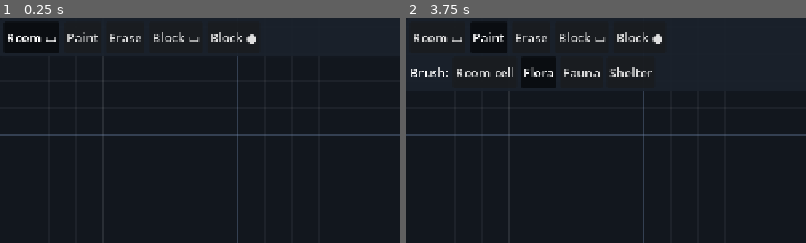
Above: before the commit, frames 1-2 (left to right).
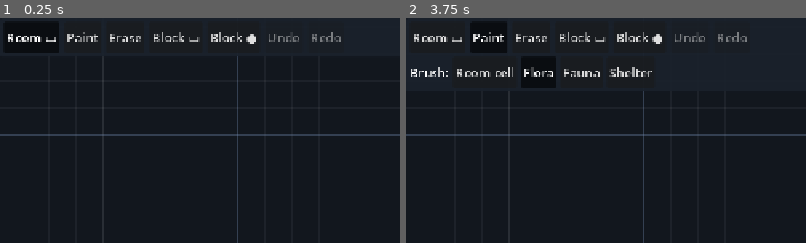
Above: after the commit, the same moments.

Repository: MyStarrySpace/ToRustAsWeFall
Game: Godot game, scene res://scenes/main.tscn
The game is run twice, just before and just after one commit, with the same random seed, the same clock (stepped at 60 frames per second) and the same inputs.
Inputs:
- Up to frame 1 (0.25 s): no input
- Up to frame 2 (3.75 s): click "Load" at 0.5 s; click "New" at 1.25 s; click "New" at 2 s; click "Room ▭" at 2.75 s; click "Paint" at 3.5 s
The pictures show only the part of the screen within x 0-50%, y 0-50%; the shares and areas given below are measured in that part.

The runs differ from the first frame. In frame 1, 0.2% of the frame differs, in the area x 67-86%, y 6-11%; in frame 2, 0.2%.

Commit message:
level-sketch: undo/redo, bottom swipe dead-zone, New confirm + Android export fix
- SketchHistory: snapshot-based undo/redo (one step per completed tool action);
  Undo/Redo toolbar buttons (auto enable/disable) + Ctrl+Z / Ctrl+Shift+Z / Ctrl+Y.
- Bottom dead-zone strip where one-finger drawing is ignored, so OS swipe-up /
  menu gestures don't place objects (with a subtle band marking it).
- "New" now asks for confirmation before clearing (skipped when already empty).
- project.godot: enable ETC2/ASTC vram compression (required for the Android export).

Adds a SketchHistory unit test (commit/undo/redo/branch-truncate); 58 data tests pass.

Diff:
--- a/level-sketch/project.godot
+++ b/level-sketch/project.godot
@@ -1,6 +1,10 @@
 ; Engine configuration file.
-; TRAWF Level Sketch — a touch-first Godot tool for sketching level grids on the go.
-; Standalone Godot 4.6 project (separate from the game); exports to an Android .apk.
+; It's best edited using the editor UI and not directly,
+; since the parameters that go here are not all obvious.
+;
+; Format:
+;   [section] ; section goes between []
+;   param=value ; assign values to parameters
 
 config_version=5
 
@@ -30,6 +34,7 @@
 
 [rendering]
 
+textures/canvas_textures/default_texture_filter=0
+textures/vram_compression/import_etc2_astc=true
 renderer/rendering_method="gl_compatibility"
 renderer/rendering_method.mobile="gl_compatibility"
-textures/canvas_textures/default_texture_filter=0
--- a/level-sketch/scripts/editor.gd
+++ b/level-sketch/scripts/editor.gd
@@ -6,8 +6,12 @@
 ## wheel = zoom, right-drag = pan (so it's testable without a touchscreen).
 
 const SAVE_PATH := "user://sketches/autosave.json"
+# A strip along the bottom where one-finger touches don't draw, so the OS swipe-up /
+# menu gestures don't place objects.
+const BOTTOM_DEAD_ZONE := 76.0
 
 var model := SketchModel.new()
+var _history: SketchHistory
 var _world: Node2D
 var _camera: CameraRig
 var _grid: GridView
@@ -35,13 +39,18 @@
 var _brush_row: Control
 var _layer_level_btn: Button
 var _layer_objects_btn: Button
+var _undo_btn: Button
+var _redo_btn: Button
+var _confirm_new: ConfirmationDialog
 
 func _ready() -> void:
 	set_anchors_preset(Control.PRESET_FULL_RECT)
 	mouse_filter = Control.MOUSE_FILTER_IGNORE
 	_build_world()
+	_history = SketchHistory.new(model)
 	_build_ui()
 	_load_if_present()
+	_update_history_buttons()
 	_refresh_status()
 	if "--shot" in OS.get_cmdline_user_args():
 		_capture_preview()
@@ -120,6 +129,8 @@
 	_tool_btn(top_row, "Erase", "erase", tools_group, false)
 	_tool_btn(top_row, "Block ▭", "block_rect", tools_group, false)
 	_tool_btn(top_row, "Block ●", "block_circle", tools_group, false)
+	_undo_btn = _button(top_row, "Undo", _undo)
+	_redo_btn = _button(top_row, "Redo", _redo)
 	var spacer := Control.new()
 	spacer.size_flags_horizontal = Control.SIZE_EXPAND_FILL
 	spacer.mouse_filter = Control.MOUSE_FILTER_IGNORE
@@ -131,7 +142,7 @@
 	_button(top_row, " + ", func(): _shift_level(1))
 	_layer_level_btn = _toggle(top_row, "Level", true, func(_on): _set_layers())
 	_layer_objects_btn = _toggle(top_row, "Obj", true, func(_on): _set_layers())
-	_button(top_row, "New", _new_sketch)
+	_button(top_row, "New", _on_new_pressed)
 	_button(top_row, "Save", _save)
 	_button(top_row, "Load", _load_if_present)
 	_button(top_row, "Copy", _copy_json)
@@ -160,10 +171,35 @@
 	_button(cam_row, " ⌖ ", _recenter)
 	cam_panel.set_anchors_and_offsets_preset(Control.PRESET_BOTTOM_RIGHT, Control.PRESET_MODE_MINSIZE, 10)
 
-	# Status (bottom-left).
+	# Bottom dead-zone band: a subtle strip showing where one-finger drawing is ignored
+	# (so you can swipe up for system gestures/menus without placing things).
+	var dead := ColorRect.new()
+	dead.color = Color(0.08, 0.10, 0.14, 0.45)
+	dead.mouse_filter = Control.MOUSE_FILTER_IGNORE
+	ui_root.add_child(dead)
+	dead.set_anchors_preset(Control.PRESET_BOTTOM_WIDE)
+	dead.offset_top = -BOTTOM_DEAD_ZONE
+	dead.offset_bottom = 0
+	var dead_edge := ColorRect.new()  # a faint line marking the top of the dead zone
+	dead_edge.color = Color(0.45, 0.55, 0.70, 0.35)
+	dead_edge.mouse_filter = Control.MOUSE_FILTER_IGNORE
+	ui_root.add_child(dead_edge)
+	dead_edge.set_anchors_preset(Control.PRESET_BOTTOM_WIDE)
+	dead_edge.offset_top = -BOTTOM_DEAD_ZONE
+	dead_edge.offset_bottom = -BOTTOM_DEAD_ZONE + 2.0
+
+	# Status (bottom-left, inside the dead-zone band).
 	_status_label = _label(ui_root, "")
 	_status_label.add_theme_color_override("font_color", Color(0.72, 0.8, 0.88))
 	_status_label.set_anchors_and_offsets_preset(Control.PRESET_BOTTOM_LEFT, Control.PRESET_MODE_MINSIZE, 12)
+
+	# Confirmation before clearing the sketch with New.
+	_confirm_new = ConfirmationDialog.new()
+	_confirm_new.title = "New sketch"
+	_confirm_new.dialog_text = "Clear the current sketch and start over?"
+	_confirm_new.ok_button_text = "Clear"
+	_confirm_new.confirmed.connect(_do_new)
+	ui_root.add_child(_confirm_new)
 
 func _panel(parent: Node) -> PanelContainer:
 	var p := PanelContainer.new()
@@ -265,11 +301,41 @@
 
 # -------------------------------------------------------------------- File I/O
 
-func _new_sketch() -> void:
+func _on_new_pressed() -> void:
+	if model.is_empty():
+		_do_new()
+	else:
+		_confirm_new.popup_centered()
+
+func _do_new() -> void:
 	model.clear()
 	_grid.set_model(model)
 	_grid.set_preview({})
-	_refresh_status()
+	_history.commit()
+	_update_history_buttons()
+	_refresh_status()
+
+# ----------------------------------------------------------------- Undo / redo
+
+func _undo() -> void:
+	if _history.undo():
+		_after_history_change()
+
+func _redo() -> void:
+	if _history.redo():
+		_after_history_change()
+
+func _after_history_change() -> void:
+	_grid.set_preview({})
+	_grid.queue_redraw()
+	_update_history_buttons()
+	_refresh_status()
+
+func _update_history_buttons() -> void:
+	if _undo_btn != null:
+		_undo_btn.disabled = not _history.can_undo()
+	if _redo_btn != null:
+		_redo_btn.disabled = not _history.can_redo()
 
 func _save() -> void:
 	DirAccess.make_dir_recursive_absolute(SAVE_PATH.get_base_dir())
@@ -285,9 +351,15 @@
 	var f := FileAccess.open(SAVE_PATH, FileAccess.READ)
 	if f == null:
 		return
-	model = SketchModel.from_json(f.get_as_text())
+	var parsed = JSON.parse_string(f.get_as_text())
 	f.close()
+	# Mutate the model in place (keep the same object the grid + history reference).
+	if parsed is Dictionary:
+		model.from_dict(parsed)
 	_grid.set_model(model)
+	if _history != null:
+		_history.reset()
+		_update_history_buttons()
 	_refresh_status()
 
 func _copy_json() -> void:
@@ -309,12 +381,24 @@
 		_on_mouse_button(event)
 	elif event is InputEventMouseMotion and _mouse_panning:
 		_camera.pan_screen(event.relative)
+	elif event is InputEventKey and event.pressed and not event.echo and event.ctrl_pressed:
+		if event.keycode == KEY_Z:
+			_redo() if event.shift_pressed else _undo()
+		elif event.keycode == KEY_Y:
+			_redo()
+
+## True for the bottom strip reserved for OS swipe gestures (no one-finger drawing).
+func _in_bottom_dead_zone(pos: Vector2) -> bool:
+	return pos.y >= get_viewport_rect().size.y - BOTTOM_DEAD_ZONE
 
 func _on_touch(event: InputEventScreenTouch) -> void:
 	if event.pressed:
 		_touches[event.index] = event.position
 		if _touches.size() == 1:
-			_begin_tool(event.index, event.position)
+			# Skip the tool for touches that start in the bottom dead zone; still track
+			# the finger so a second finger can start a pan/zoom from there.
+			if not _in_bottom_dead_zone(event.position):
+				_begin_tool(event.index, event.position)
 		elif _touches.size() == 2:
 			_cancel_tool()
 			_begin_camera_gesture()
@@ -452,6 +536,9 @@
 	_tool_finger = -1
 	_grid.set_preview({})
 	_grid.queue_redraw()
+	# One completed tool action = one undo step.
+	_history.commit()
+	_update_history_buttons()
 	_refresh_status()
 
 func _cancel_tool() -> void:
--- /dev/null
+++ b/level-sketch/scripts/sketch_history.gd
@@ -0,0 +1,61 @@
+class_name SketchHistory
+extends RefCounted
+
+## Snapshot-based undo/redo for a SketchModel. Each commit() captures the model's full
+## state; undo/redo restore neighbouring snapshots in place. Sketches are small, so
+## whole-state snapshots are simpler and safer than diffing individual edits.
+
+const LIMIT := 200
+
+var _model: SketchModel
+var _stack: Array = []   # Array of to_dict() snapshots, oldest first
+var _index := -1         # index of the snapshot the model currently matches
+
+func _init(model: SketchModel) -> void:
+	_model = model
+	reset()
+
+## Drop all history and make the model's current state the only baseline.
+func reset() -> void:
+	_stack = [_model.to_dict()]
+	_index = 0
+
+## Record the model's current state as a new step, if it changed since the last one.
+## Any redo future is discarded. Returns true if a step was actually recorded.
+func commit() -> bool:
+	var snap := _model.to_dict()
+	if _index >= 0 and _same(snap, _stack[_index]):
+		return false
+	if _index < _stack.size() - 1:
+		_stack = _stack.slice(0, _index + 1)
+	_stack.append(snap)
+	_index += 1
+	if _stack.size() > LIMIT:
+		_stack.remove_at(0)
+		_index -= 1
+	return true
+
+func can_undo() -> bool:
+	return _index > 0
+
+func can_redo() -> bool:
+	return _index < _stack.size() - 1
+
+## Restore the previous step into the model. Returns true if it moved.
+func undo() -> bool:
+	if not can_undo():
+		return false
+	_index -= 1
+	_model.from_dict(_stack[_index])
+	return true
+
+## Restore the next step into the model. Returns true if it moved.
+func redo() -> bool:
+	if not can_redo():
+		return false
+	_index += 1
+	_model.from_dict(_stack[_index])
+	return true
+
+static func _same(a: Dictionary, b: Dictionary) -> bool:
+	return JSON.stringify(a) == JSON.stringify(b)
--- a/level-sketch/tests/sketch_tests.gd
+++ b/level-sketch/tests/sketch_tests.gd
@@ -36,6 +36,7 @@
 	_test_load_id_dedup()
 	_test_color_json_safe()
 	_test_tint_floor_translucent()
+	_test_history()
 
 func _test_cells() -> void:
 	var m := SketchModel.new()
@@ -159,3 +160,29 @@
 	var far := SketchModel.height_tint(base, 99)
 	_ok(far.a <= base.a + 0.0001, "tinted alpha never exceeds the (translucent) base alpha")
 	_ok(far.a >= minf(SketchModel.TINT_ALPHA_FLOOR, base.a) - 0.0001, "translucent base still respects the alpha floor")
+
+func _test_history() -> void:
+	var m := SketchModel.new()
+	var h := SketchHistory.new(m)
+	_ok(not h.can_undo() and not h.can_redo(), "fresh history has nothing to undo/redo")
+	m.set_cell(1, 1, 0)
+	h.commit()
+	_ok(h.can_undo(), "after an edit + commit, undo is available")
+	m.set_cell(2, 2, 0)
+	h.commit()
+	_eq(m.cells.size(), 2, "two cells placed")
+	h.undo()
+	_eq(m.cells.size(), 1, "undo removes the last edit")
+	_ok(h.can_redo(), "redo is available after an undo")
+	h.undo()
+	_eq(m.cells.size(), 0, "undo back to the empty baseline")
+	_ok(not h.can_undo(), "no further undo past the baseline")
+	h.redo()
+	_eq(m.cells.size(), 1, "redo restores the first edit")
+	# A fresh edit after an undo truncates the redo branch.
+	h.undo()
+	m.add_object({"kind": "spikers", "x": 0, "y": 0})
+	h.commit()
+	_ok(not h.can_redo(), "a new edit after undo clears the redo branch")
+	_eq(m.objects.size(), 1, "the new branch's edit is present")
+	_ok(not h.commit(), "committing with no change records nothing")
Not shown, added: level-sketch/scripts/sketch_history.gd.uid
Not shown, changed: level-sketch/.gitignore
